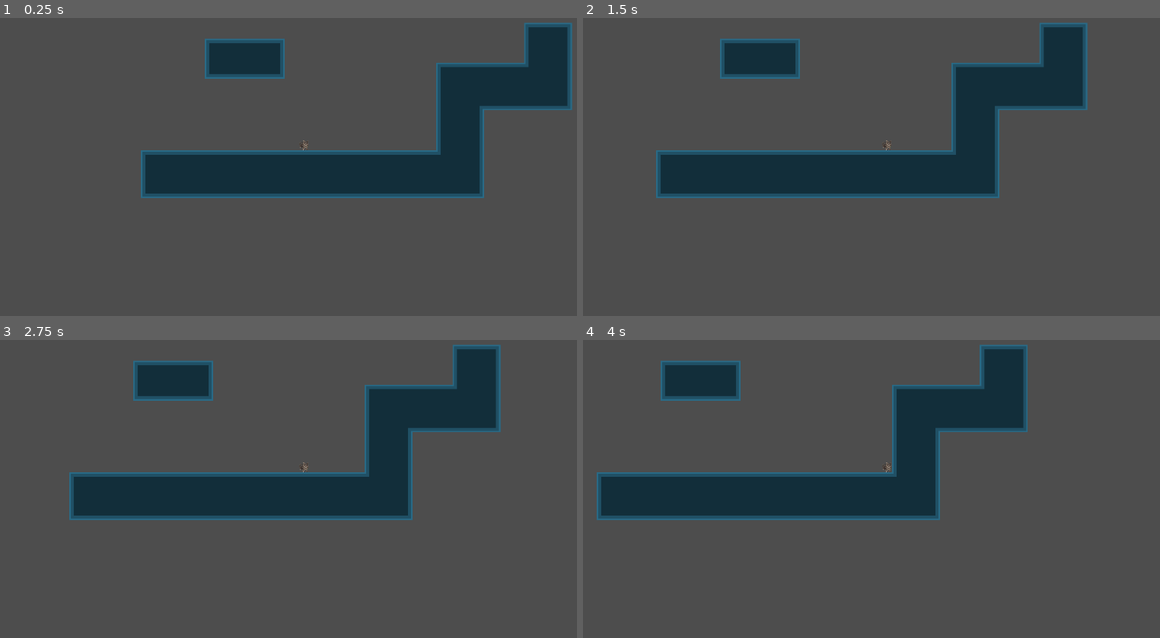
Above: before the commit, frames 1-4 (two rows, left to right).
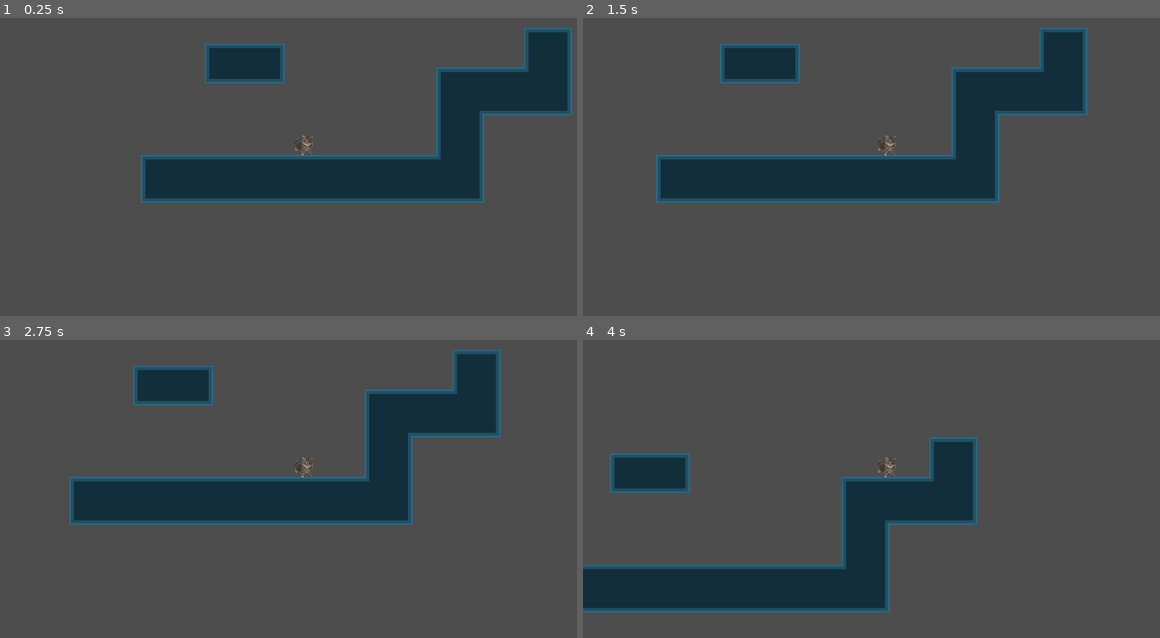
Above: after the commit, the same moments.

Repository: Inkling4/jumpy-cat
Game: Godot game, scene res://scenes/lvl_test.tscn
Same seed, same stepped clock (60 frames per second), same inputs: the game is played once before the commit and once after it. This scene is started directly instead of the project's main scene.
Inputs (mouse positions are in pixels of both pictures, inside the frame that each line leads up to):
- Up to frame 1 (0.25 s): no input
- Up to frame 2 (1.5 s): tap Enter at 0.5 s; move the mouse to (1021, 128) at 0.52 s; press the mouse at (1021, 128) at 0.53 s; tap Space at 1.25 s; move the mouse to (767, 161) at 1.27 s; release the mouse at (767, 161) at 1.28 s; click (767, 161) at 1.35 s
- Up to frame 3 (2.75 s): tap Enter at 2 s; move the mouse to (363, 393) at 2.02 s; press the mouse at (363, 393) at 2.03 s
- Up to frame 4 (4 s): tap Space at 2.75 s; move the mouse to (854, 536) at 2.77 s; release the mouse at (854, 536) at 2.78 s; click (854, 536) at 2.85 s; move the mouse to (1067, 518) at 3.52 s; press the mouse at (1067, 518) at 3.53 s

The runs differ from the first frame. In frame 1, 5.4% of the frame differs, in the area x 24-100%, y 1-62%; in frame 2, 5.4%; in frame 3, 5.4%; in frame 4, 28%, in the area x 0-78%, y 1-92%.

Commit message:
Gato size change :3

Diff:
--- a/scenes/gato.tscn
+++ b/scenes/gato.tscn
@@ -378,6 +378,7 @@
 }]
 
 [node name="Gato" type="CharacterBody2D" node_paths=PackedStringArray("AudioPlayer", "animated_sprite_2d")]
+scale = Vector2(2, 2)
 script = ExtResource("1_874ei")
 AudioPlayer = NodePath("AudioStreamPlayer2D")
 animated_sprite_2d = NodePath("CollisionShape2D/AnimatedSprite2D")
--- a/scenes/lvl_test.tscn
+++ b/scenes/lvl_test.tscn
@@ -23,8 +23,8 @@
 [node name="Gato" parent="." instance=ExtResource("2_b5x6v")]
 position = Vector2(116, -165)
 gravity = 1600.0
-x_max_drag_distace = 2000.0
-y_max_drag_distace = 2000.0
+x_max_drag_distace = 800.0
+y_max_drag_distace = 800.0
 x_max_launch_speed = 600.0
 y_max_launch_speed = 850.0
 friction = 7000.0
